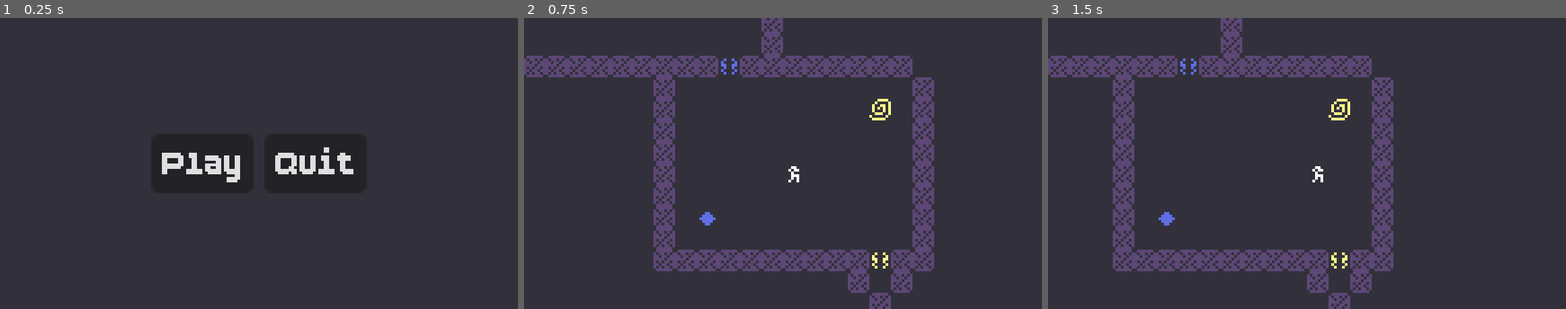
Above: before the commit, frames 1-3 (left to right).
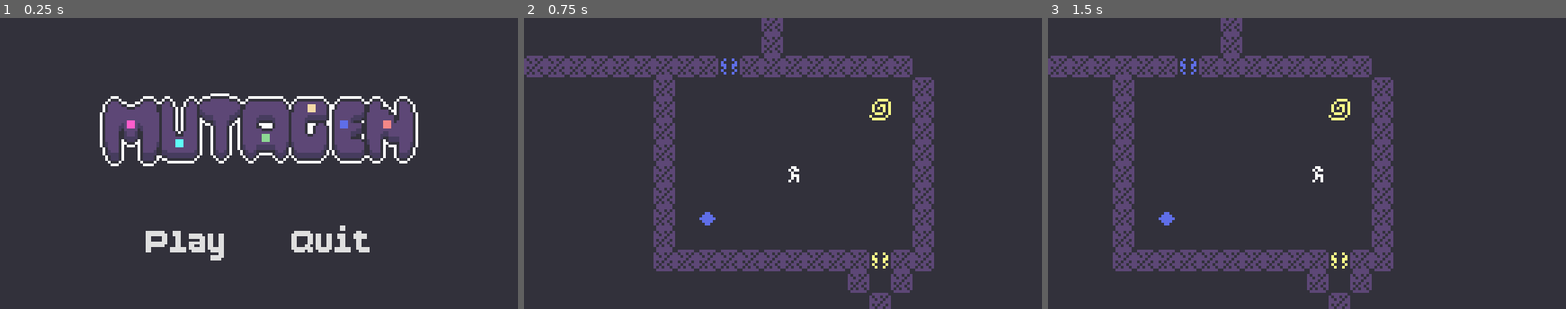
Above: after the commit, the same moments.

Repository: bitbrain/mutagen
Game: Godot game, scene res://scenes/title_scene.tscn
The game is run twice, just before and just after one commit, with the same random seed, the same clock (stepped at 60 frames per second) and the same inputs. This scene is started directly instead of the project's main scene.
Inputs:
- Up to frame 1 (0.25 s): no input
- Up to frame 2 (0.75 s): click "Play" at 0.5 s
- Up to frame 3 (1.5 s): tap Enter at 1.25 s; hold D (walk_right) from 1.28 s (still down)

The runs differ from the first frame. In frame 1, 12% of the frame differs, in the area x 19-81%, y 25-84%; in frame 2, nothing differs; in frame 3, nothing differs.

Commit message:
title screen styling

Diff:
--- a/assets/theme.tres
+++ b/assets/theme.tres
@@ -1,3 +1,18 @@
 [gd_resource type="Theme" format=3 uid="uid://qtr8chan3m1w"]
 
+[sub_resource type="StyleBoxEmpty" id="StyleBoxEmpty_wl1kw"]
+
+[sub_resource type="StyleBoxEmpty" id="StyleBoxEmpty_lu33j"]
+
+[sub_resource type="StyleBoxEmpty" id="StyleBoxEmpty_5x3i2"]
+
+[sub_resource type="StyleBoxEmpty" id="StyleBoxEmpty_y61vb"]
+
+[sub_resource type="StyleBoxEmpty" id="StyleBoxEmpty_wycmq"]
+
 [resource]
+Button/styles/disabled = SubResource("StyleBoxEmpty_wl1kw")
+Button/styles/focus = SubResource("StyleBoxEmpty_lu33j")
+Button/styles/hover = SubResource("StyleBoxEmpty_5x3i2")
+Button/styles/normal = SubResource("StyleBoxEmpty_y61vb")
+Button/styles/pressed = SubResource("StyleBoxEmpty_wycmq")
--- a/scenes/title_scene.tscn
+++ b/scenes/title_scene.tscn
@@ -1,6 +1,7 @@
 [gd_scene format=3 uid="uid://dpw3bcydya3jq"]
 
 [ext_resource type="Script" uid="uid://daw3112w5e2iw" path="res://scenes/title_scene.gd" id="1_6jsh8"]
+[ext_resource type="Texture2D" uid="uid://128agv4ybc3h" path="res://assets/logo.png" id="2_faptf"]
 
 [node name="TitleScene" type="Node2D" unique_id=946803914]
 script = ExtResource("1_6jsh8")
@@ -16,9 +17,21 @@
 
 [node name="VBoxContainer2" type="VBoxContainer" parent="CanvasLayer/CenterContainer" unique_id=386303102]
 layout_mode = 2
+theme_override_constants/separation = 16
+alignment = 1
+
+[node name="CenterContainer" type="CenterContainer" parent="CanvasLayer/CenterContainer/VBoxContainer2" unique_id=295396618]
+layout_mode = 2
+
+[node name="TextureRect" type="TextureRect" parent="CanvasLayer/CenterContainer/VBoxContainer2/CenterContainer" unique_id=468707369]
+layout_mode = 2
+texture = ExtResource("2_faptf")
+stretch_mode = 4
 
 [node name="VBoxContainer" type="HBoxContainer" parent="CanvasLayer/CenterContainer/VBoxContainer2" unique_id=1343929679]
 layout_mode = 2
+theme_override_constants/separation = 24
+alignment = 1
 
 [node name="Play" type="Button" parent="CanvasLayer/CenterContainer/VBoxContainer2/VBoxContainer" unique_id=1181728574]
 unique_name_in_owner = true
Binary file added: assets/logo.aseprite
Binary file added: assets/logo.png
Not shown, added: assets/logo.png.import
Binary file changed: assets/spritesheet.png
